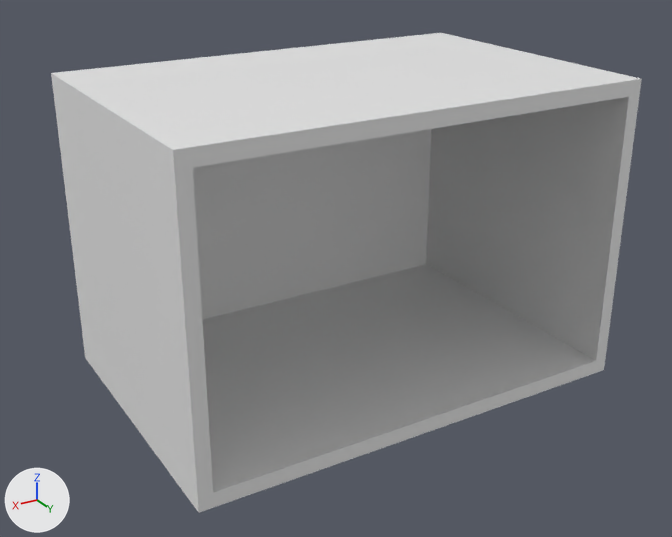
One commit to the FBX model Assets/Meshes/Room rest/Room_rest_001.fbx: the scene before it, then after it.
The view is the same before and after, from a 50 mm lens placed at (2.93, 7.73, 6.33), pointed at (-3.02, -2.18, 1.37). The lights are fixed; the arrows at lower left show +X, +Y and +Z. Where no turn or scale is listed for an object, it has been applied to the vertices.

The first picture shows 'Room_rest_001'.
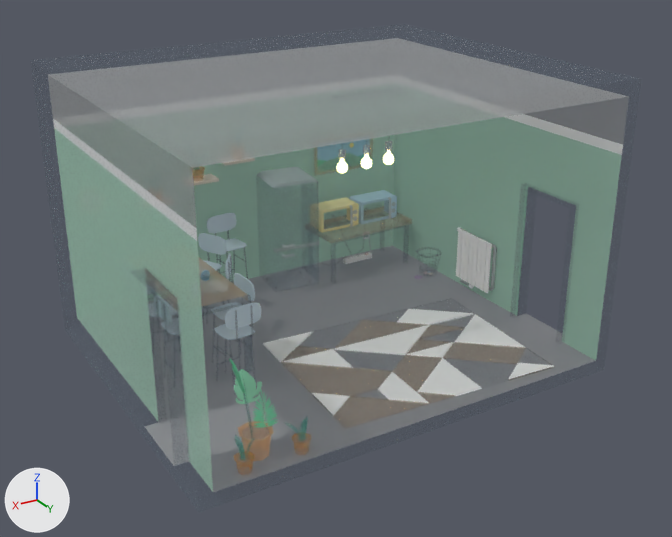
Boxes [x1, y1, x2, y2] around the edits, measured in the pictures (672 x 537 px):
'Room_rest_001', surface changed, reshaped (grey to green)
    before: [51, 33, 642, 513]
    after: [53, 75, 623, 492]
part 1 of me_cube_009, built on
    before: [51, 33, 640, 513]
    after: [53, 75, 623, 492]
part 2 of me_cube_009, added
    after: [337, 150, 394, 173]
part 3 of me_cube_009, surface changed
    before: [173, 79, 642, 513]

Diff of the bpy script that builds the scene:
```diff
--- a/Assets/Meshes/Room rest/Room_rest_001.fbx.py
+++ b/Assets/Meshes/Room rest/Room_rest_001.fbx.py
@@ img_tex_main_png @@
+img_tex_main_png = load_image('Tex_main.png', '../../Textures/Tex_main.png', 4000, 4000, 'Non-Color')
@@ img_tex_main_png_001 @@
+img_tex_main_png_001 = load_image('Tex_main.png.001', '../../Textures/Tex_main.png', 4000, 4000, 'sRGB')
@@ mat_tex_main @@
 n0 = _N.new('ShaderNodeBsdfPrincipled'); n0.name = 'Principled BSDF'
 n1 = _N.new('ShaderNodeOutputMaterial'); n1.name = 'Material Output'
+n2 = _N.new('ShaderNodeTexImage'); n2.name = 'Image Texture'
+n2.image = img_tex_main_png
+n3 = _N.new('ShaderNodeTexImage'); n3.name = 'Image Texture.001'
+n3.image = img_tex_main_png
 _L.new(n0.outputs[0], n1.inputs[0])  # 'BSDF' to 'Surface'
+_L.new(n2.outputs[0], n0.inputs[0])  # 'Color' to 'Base Color'
+_L.new(n3.outputs[0], n0.inputs[4])  # 'Color' to 'Alpha'
@@ mat_tex_main_glow @@
+mat_tex_main_glow = bpy.data.materials.new('Tex_main_glow')
+# uses the picture img_tex_main_png
+# uses the picture img_tex_main_png_001
@@ me_cube_009 @@
 # used by ob_room_rest_001; location = (0.0, 0.0, 0.0)
-me_cube_009.from_pydata(...)  # 36 vertices, 34 faces; spans x -6.0..0.0, y -4.0..0.0, z 0.0..4.0
+me_cube_009.from_pydata(...)  # 10276 vertices, 9458 faces; spans x -6.0..0.0, y -5.0..0.0, z 0.0..4.0
+# me_cube_009 part 1: 20 vertices removed from x -6.0..0.0, y -4.0..-3.91, z 0.0..4.0; 8969 vertices added at x -6.0..0.0, y -5.0..0.0, z 0.0..4.0
+# me_cube_009 part 2: 1291 vertices added at x -3.73..-2.76, y -1.88..-1.74, z 2.83..3.81
+# me_cube_009 part 3: 4 kept faces spanning x -6.0..0.0, y 0.0, z 0.0..4.0 get new texture (UV) coordinates
 me_cube_009.materials.append(mat_tex_main)
+me_cube_009.materials.append(mat_tex_main_glow)
```
